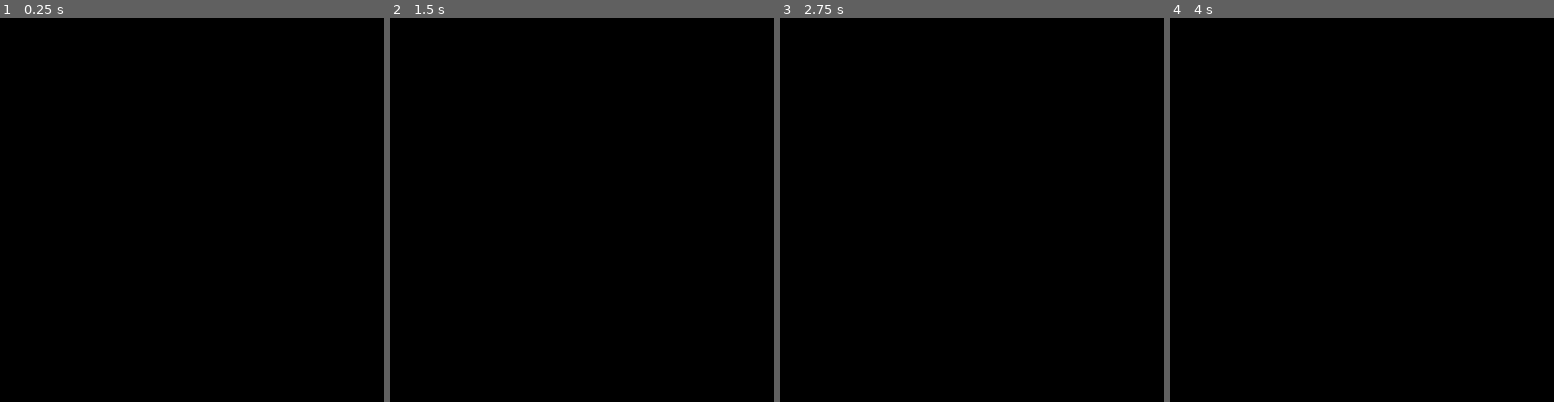
Above: before the commit, frames 1-4 (left to right).
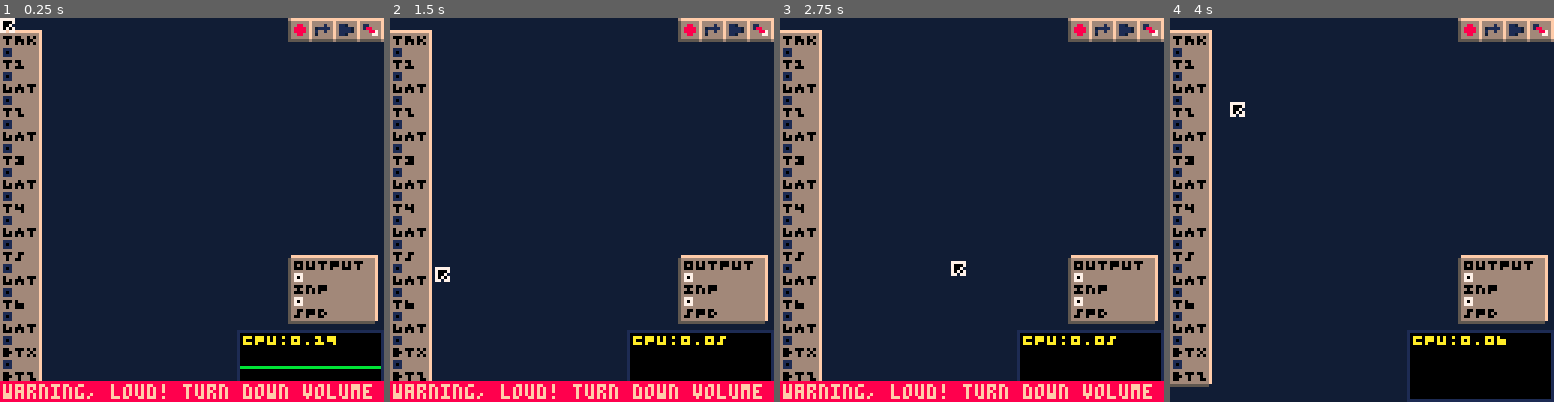
Above: after the commit, the same moments.

Repository: waporwave2/WWModular
Game: PICO-8 cartridge wwmodular.p8
Same seed, same stepped clock (60 frames per second), same inputs: the game is played once before the commit and once after it.
Inputs (mouse positions are in pixels of both pictures, inside the frame that each line leads up to):
- Up to frame 1 (0.25 s): no input
- Up to frame 2 (1.5 s): tap X (X key) at 0.33, 1.07 s; click (670, 121) at 0.67 s; tap O (Z key) at 0.7 s; click (436, 267) at 1.22 s
- Up to frame 3 (2.75 s): hold Right 1.6-2.1 s; hold P2 Left 1.6-2.1 s; tap O (Z key) at 1.7, 2.1, 2.5 s; click (887, 114) at 1.77 s; tap X (X key) at 1.85 s; hold Up 2.15-2.42 s; hold P2 Down 2.15-2.42 s; click (952, 259) at 2.32 s; hold Right from 2.47 s (still down); hold P2 Left from 2.47 s (still down)
- Up to frame 4 (4 s): click (1404, 106) at 2.87 s; tap O (Z key) at 2.9, 3.3, 3.7 s; tap X (X key) at 2.97 s; release Right at 3.03 s; release P2 Left at 3.03 s; hold Left 3.08-3.58 s; hold P2 Right 3.08-3.58 s; click (1465, 256) at 3.42 s; hold Down 3.63-3.97 s; hold P2 Up 3.63-3.97 s; click (1231, 102) at 3.97 s

The runs differ from the first frame. In frame 1, 94% of the frame differs, in the area x 0-100%, y 0-100%; in frame 2, 94%; in frame 3, 94%; in frame 4, 92%.

Commit message:
start to measure with trace()

Diff:
--- a/main.lua
+++ b/main.lua
@@ -92,71 +92,26 @@
 function _update60()
   trace"_update60"
 
-  -- 50->31
-  local arr={}
-  trace"i"
-  for i=1,50 do
-    retrace"i"
-    for j=1,50 do
-      if arr[i]==arr[j] then
-        x=1
-      end
-    end
-  end
-  trace""
-
+  upd_btns()
+  if stat(120) then import_synth() end
+  old_update60()
+
+  if dev and btnp(4,1) then
+    toast("see console")
+    debugmod(modules[held])
+  end
   trace""
 end
 function _draw()
   trace"_draw"
-
-  -- 50->18
-  for i=1,21 do
-    trace("cls"..i)
-    cls()
-    trace""
-  end
-
+  old_draw()
+  retrace"_draw_extra"
+  do_toast()
+  drw_debug()
+  if dev_overheat and not cpuok() then pq"!!! overheated :(" end
   trace""
   trace_frame()
 end
-
---[[
-prediction:
-- p8: 100%
-- _update60: 19%
-- _draw: 32%
-- cls1: 1.5%
-- cls2: 1.5%
-- ...
-- cls21: 1.5%
-
-questions:
-- why is _update60 so small? 10%
-- why does draw have sys happening? seems like it's doubling the cls sys...
-]]
-
--- function _update60()
---   trace"_update60"
-
---   upd_btns()
---   if stat(120) then import_synth() end
---   old_update60()
-
---   if dev and btnp(4,1) then
---     toast("see console")
---     debugmod(modules[held])
---   end
---   trace""
--- end
--- function _draw()
---   trace"_draw"
---   old_draw()
---   do_toast()
---   drw_debug()
---   if dev_overheat and not cpuok() then pq"!!! overheated :(" end
---   trace""
--- end
 
 function old_update60()
   --tracker and input
@@ -178,37 +133,35 @@
   --len=stat(109)-stat(108)
   oscbuf={}
 
-  trace"samples"
   count1=0
+  trace"_"
   for i=0,len-1 do
     -- play
     if playing then
-      trace"play"
+      retrace"play"
       play()
-      trace""
     end
 
     -- generate samples
-    trace"generate"
+    retrace"generate"
     local at=stat(1)
     for mod in all(modules) do
       if mod.step then mod:step() end
     end
     local bt=stat(1)
     count1+=bt-at
-    trace""
 
     -- visualize
+    retrace"visualize"
     if hqmode and #oscbuf <=46 and i%2==0 then
       add(oscbuf,mem[speaker.inp])
     end
     poke(0x4300+i,(mem[speaker.inp]+1)*127.5)
   end
-  -- trace"serial"
+  retrace"serial"
   serial(0x808,0x4300,len)
-  -- trace""
-  trace"" --samples
-  pq(count1)
+  trace""
+  -- pq(count1)
 
 
   if mbtn(0) then
